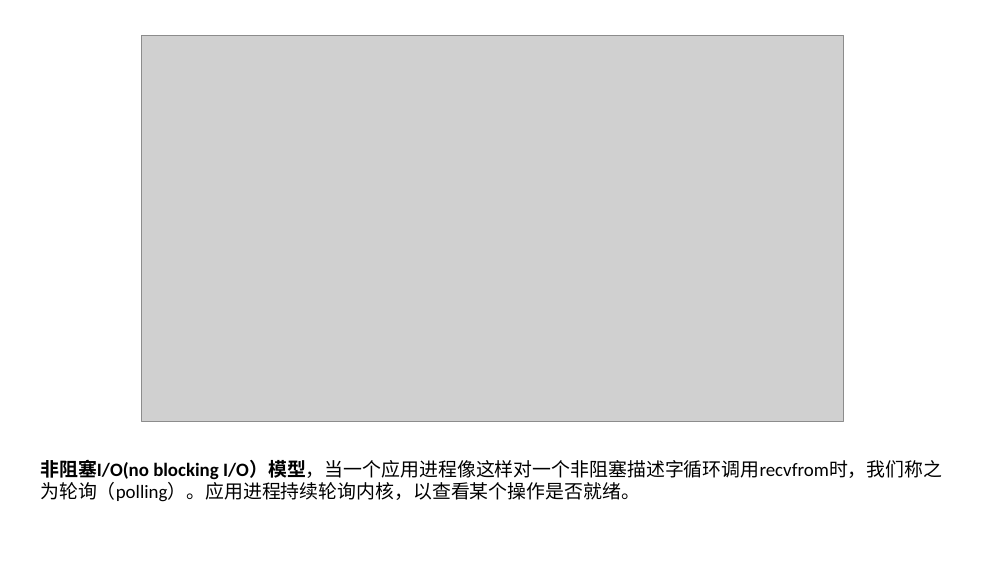
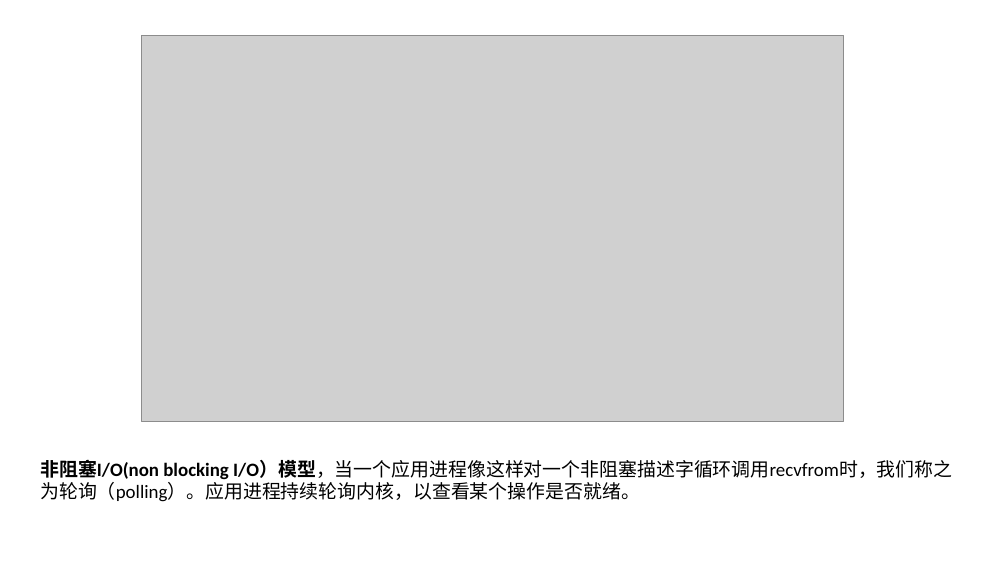
Before and after one commit to zhangyd3739/gitPath, a slide deck: slide 10 of Netty入门指南.pptx. Drawn at 1008x567 pixels with LibreOffice and Linux fonts; fonts in the diff are those of the drawing; grey boxes stand for pictures. Boxes give left, top, right and bottom in pixels: in the first picture for what was removed or moved away, otherwise in the second. Text is boxed around its words. In the diff, an @@ line names an element or a change of style, - is before the commit and + after.

```diff
--- a/Netty入门指南.pptx
+++ b/Netty入门指南.pptx
@@ text at bbox=[40, 460, 952, 502]: text changed @@
-非阻塞I/O(no blocking I/O）模型，当一个应用进程像这样对一个非阻塞描述字循环调用recvfrom时，我们称之为轮询（polling）。应用进程持续轮询内核，以查看某个操作是否就绪。
+非阻塞I/O(non blocking I/O）模型，当一个应用进程像这样对一个非阻塞描述字循环调用recvfrom时，我们称之为轮询（polling）。应用进程持续轮询内核，以查看某个操作是否就绪。
```
Also in this commit, not shown: 1 other slide changed, 1 slide added, 1 slide removed, 6 other files.
